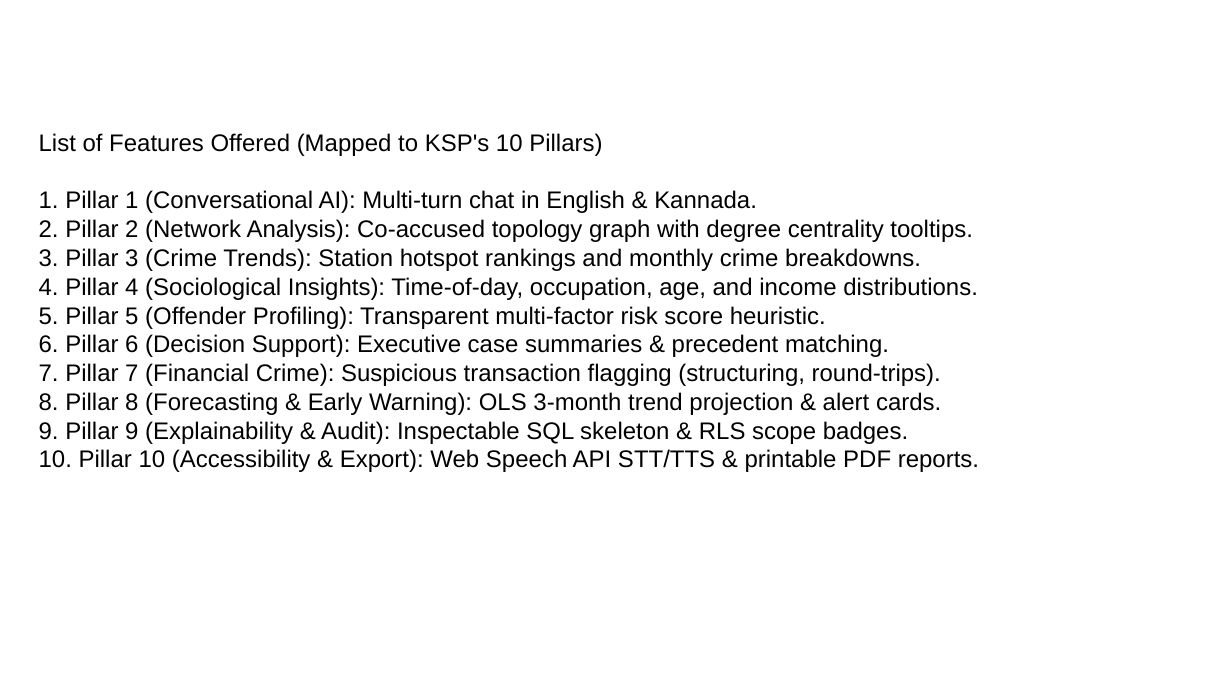
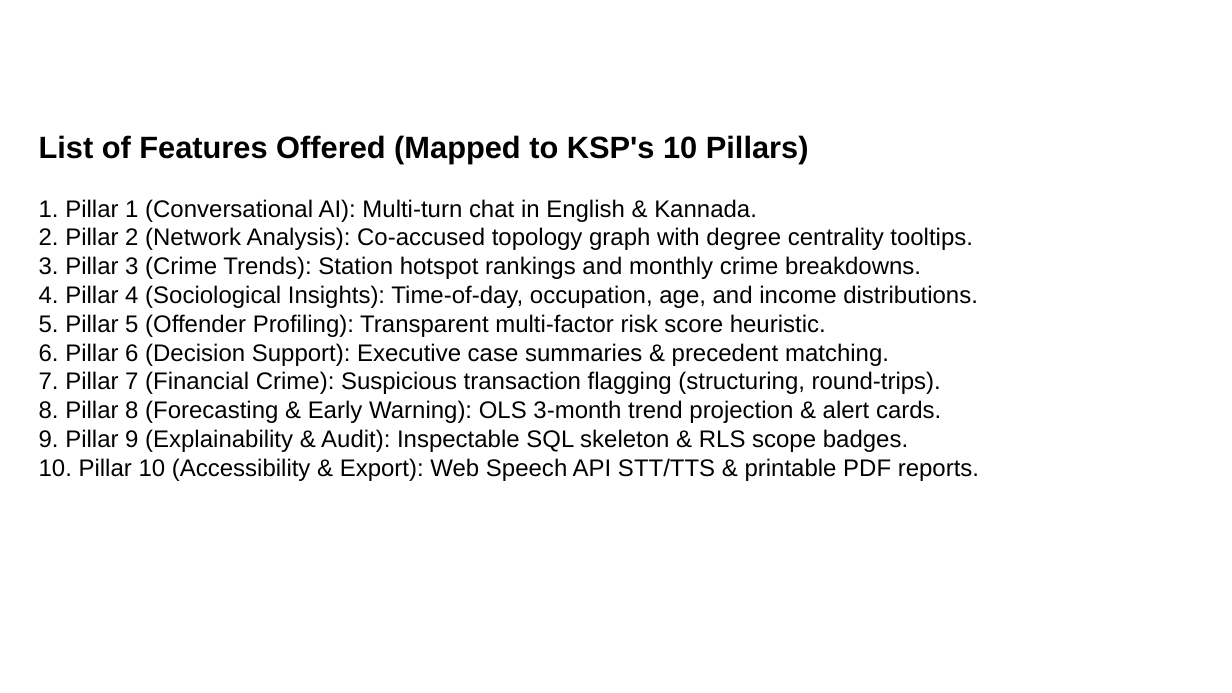
Before and after one commit to Bhakti-e/ibha-ksp, a slide deck: slide 4 of Ibha_KSP_Prototype_Submission.pptx. Drawn at 1232x693 pixels with LibreOffice and Linux fonts; fonts in the diff are those of the drawing; background and template pictures are left out. Boxes give left, top, right and bottom in pixels: in the first picture for what was removed or moved away, otherwise in the second. Text is boxed around its words. In the diff, an @@ line names an element or a change of style, - is before the commit and + after.

```diff
--- a/Ibha_KSP_Prototype_Submission.pptx
+++ b/Ibha_KSP_Prototype_Submission.pptx
@@ text at (x1=39, y1=135, x2=809, y2=163): size 14 to 18 pt, bold on in "List of Features Offered (Mapped to KSP's ..." @@
```
Also in this commit, not shown: 10 other slides changed, 3 slides removed, 5 other files.
